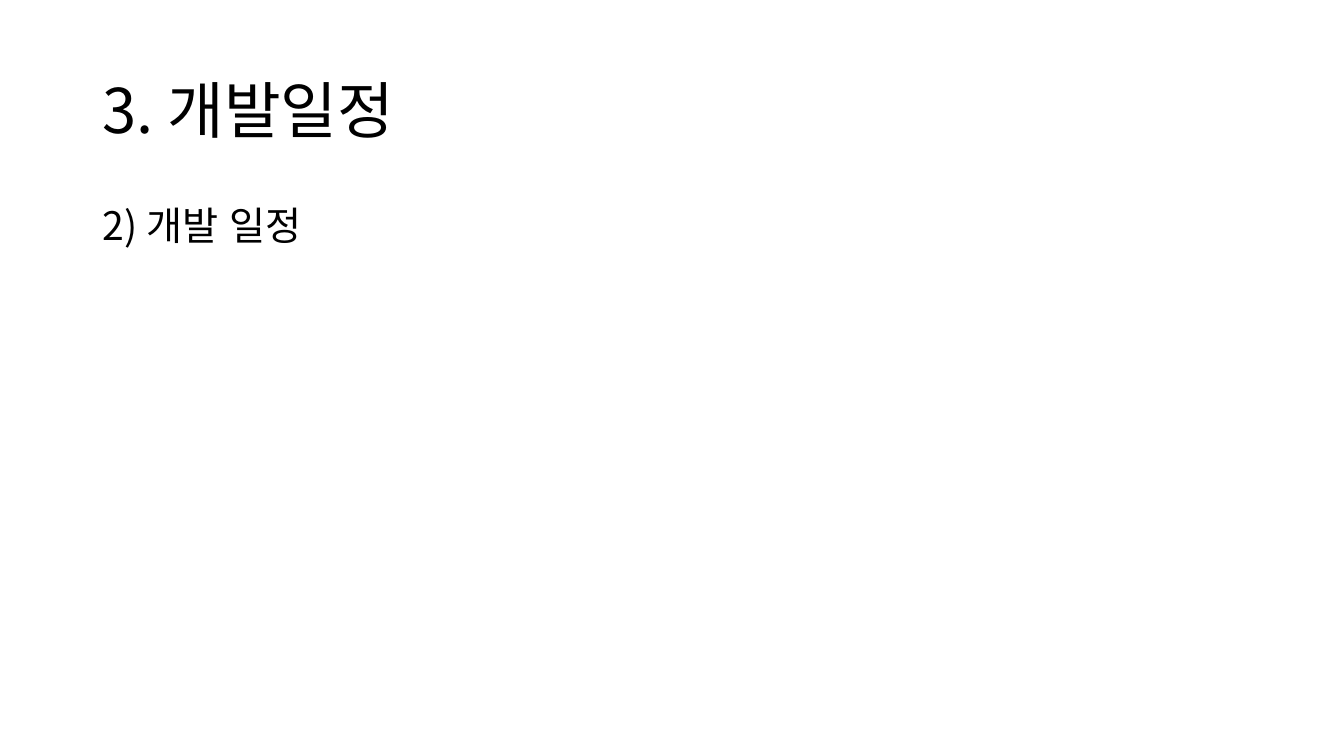
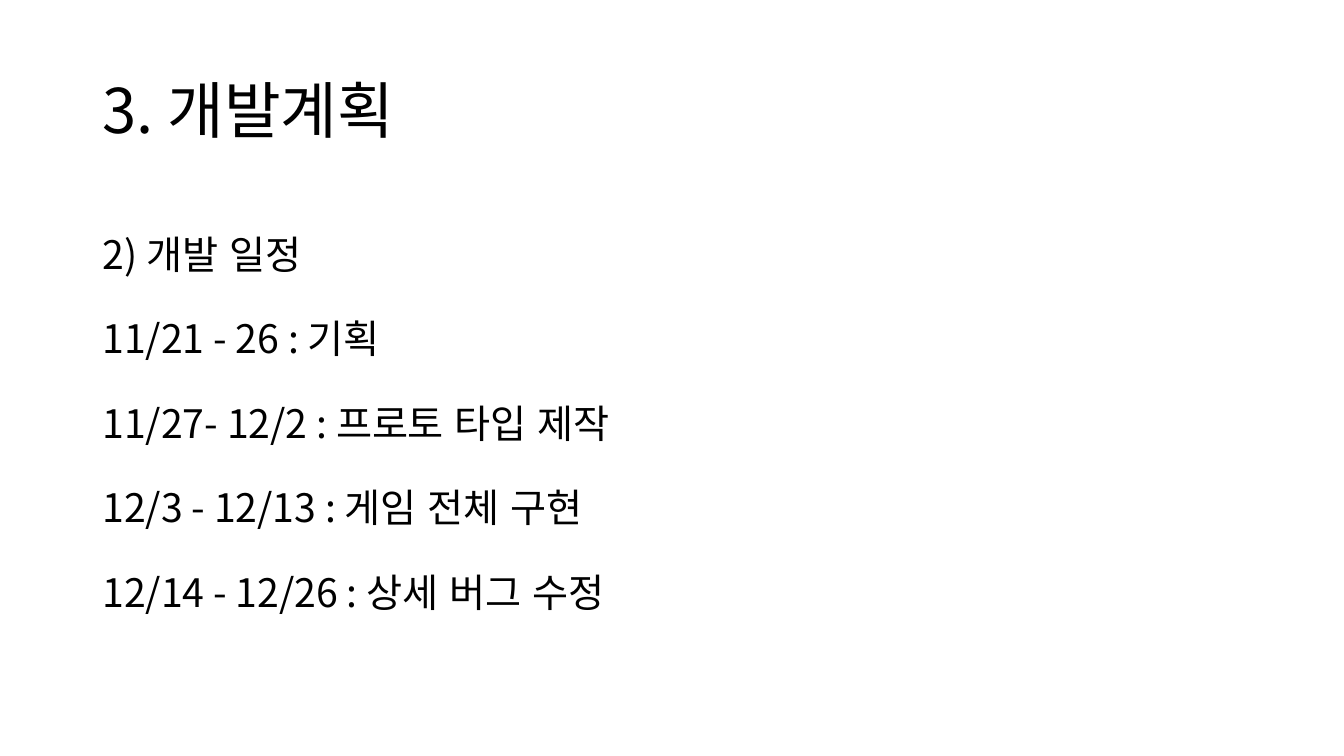
Before and after one commit to Mained606/SpaceShipLooting_VR, a slide deck: slide 10 of 진행/게임PPT/SpaceShip.pptx (slide 11 before the commit). Drawn at 1344x756 pixels with LibreOffice and Linux fonts; fonts in the diff are those of the drawing. Boxes give left, top, right and bottom in pixels: in the first picture for what was removed or moved away, otherwise in the second. Text is boxed around its words. In the diff, an @@ line names an element or a change of style, - is before the commit and + after.

```diff
--- a/진행/게임PPT/SpaceShip.pptx
+++ b/진행/게임PPT/SpaceShip.pptx
@@ title at (x1=102, y1=81, x2=395, y2=138): text changed @@
-3. 개발일정
+3. 개발계획
@@ text at (x1=102, y1=236, x2=301, y2=277): line spacing 0.9 to 1.5 @@
@@ text at (x1=102, y1=320, x2=610, y2=614): paragraphs added @@
+11/21 - 26 : 기획
+11/27- 12/2 : 프로토 타입 제작
+12/3 - 12/13 : 게임 전체 구현
+12/14 - 12/26 : 상세 버그 수정
```
Also in this commit, not shown: 8 other slides changed, 1 slide removed, 8 other files.
